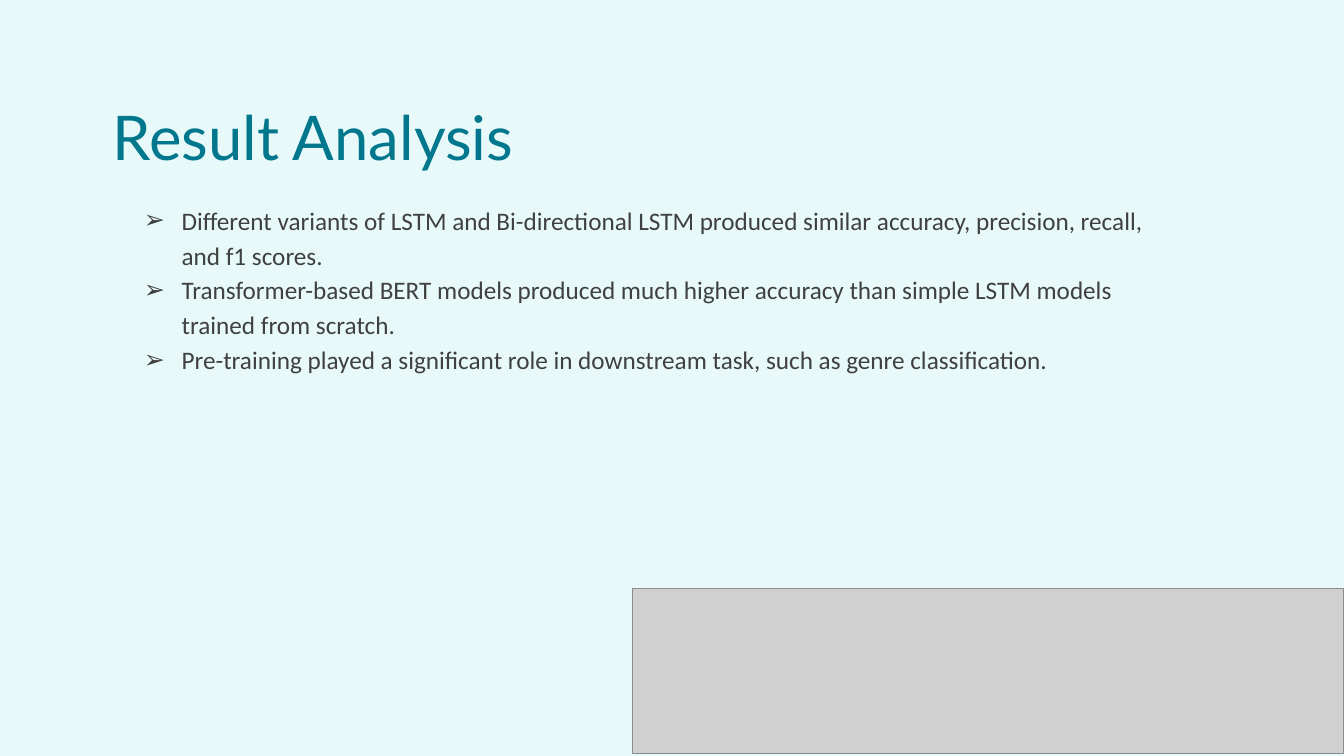
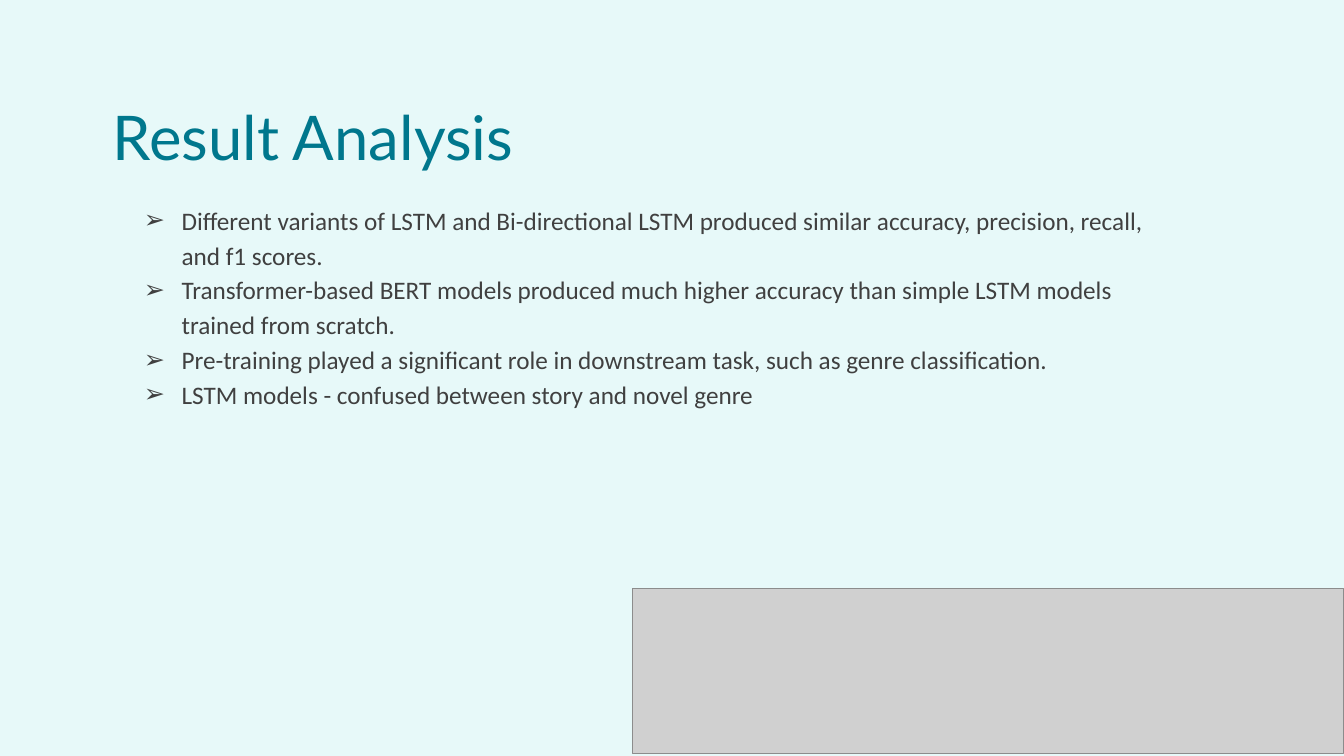
Before and after one commit to aag13/cse713, a slide deck: slide 22 of submission6/CSE713_Group 12_Submission 6.pptx. Drawn at 1344x756 pixels with LibreOffice and Linux fonts; fonts in the diff are those of the drawing; grey boxes stand for pictures. Boxes give left, top, right and bottom in pixels: in the first picture for what was removed or moved away, otherwise in the second. Text is boxed around its words. In the diff, an @@ line names an element or a change of style, - is before the commit and + after.

```diff
--- a/submission6/CSE713_Group 12_Submission 6.pptx
+++ b/submission6/CSE713_Group 12_Submission 6.pptx
@@ text at [182,386,752,409]: paragraph added @@
+➢ LSTM models - confused between story and novel genre
```
Also in this commit, not shown: 10 other slides changed, 4 slides added, 1 slide removed, 1 other file.
